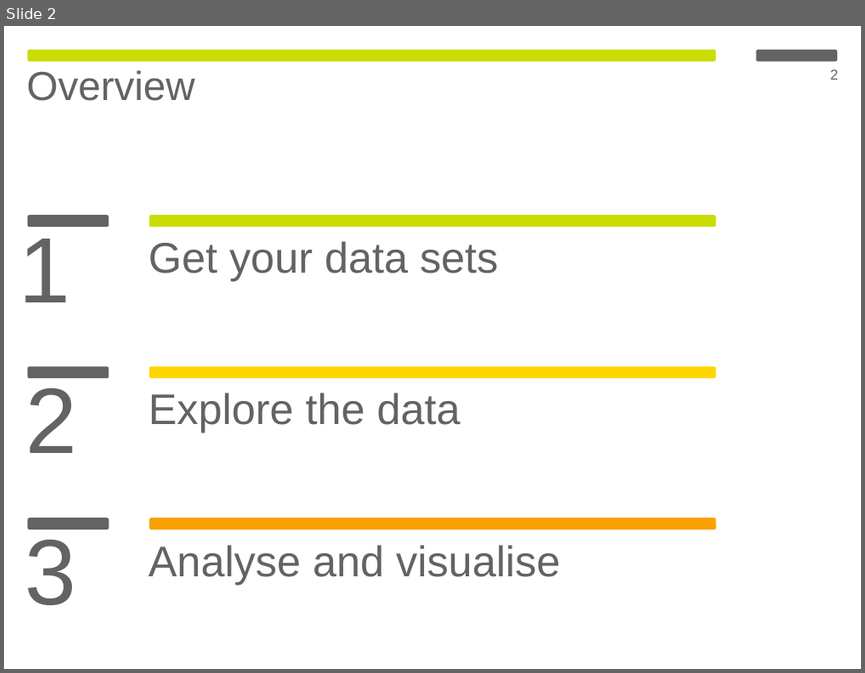
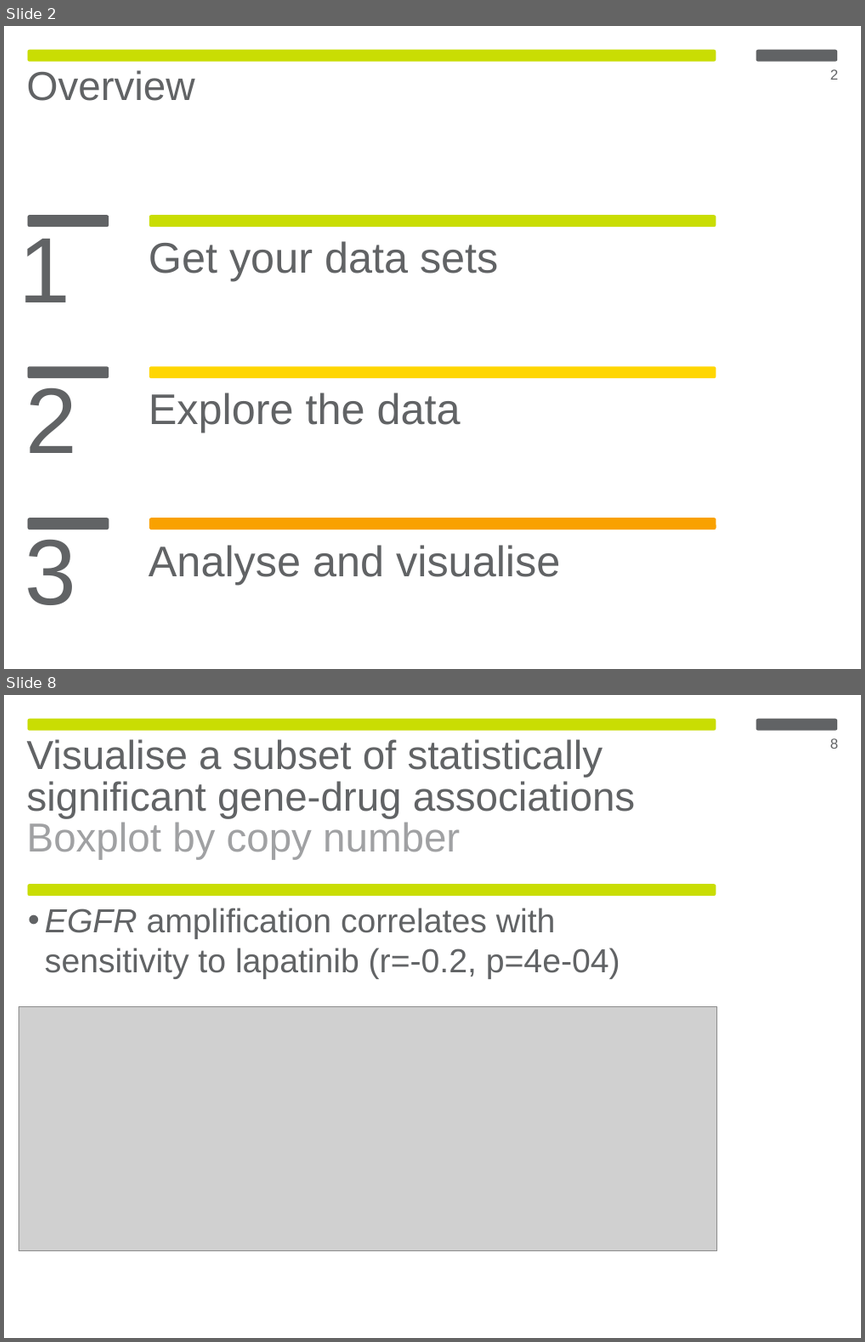
Before and after one commit to aleonidou/genexdrugdemo, a slide deck: genexdemo_slides.pptx. Shown one above the other, each under a label of ours: slide 2 before the commit, slides 2 and 8 after it; the slides between them are not shown. The pictures are 865x673 and 865x1342 pixels, drawn with LibreOffice and Linux fonts; fonts in the diff are those of the drawing; grey boxes stand for pictures. Boxes give left, top, right and bottom in pixels: in the first picture for what was removed or moved away, otherwise in the second. Text is boxed around its words. In the diff, an @@ line names an element or a change of style, - is before the commit and + after.

Commit message:
Slides at about 50 percent complete, copy number boxplots are working

```diff
--- a/genexdemo_slides.pptx
+++ b/genexdemo_slides.pptx
@@ slide 8 added at [4, 695, 861, 1338], background #FFFFFF; not listed: 2 template elements that a slide beside it also shows @@
@@ text added at [27, 739, 635, 860], 34 pt, text #616365 @@
+Visualise a subset of statistically significant gene-drug associations
+  Boxplot by copy number
@@ page number added at [830, 738, 838, 749], 12 pt, text #616365 @@
+8
@@ rounded rectangle added at [27, 884, 715, 896], fill #C9DD03 @@
@@ text added at [45, 907, 620, 979], 28 pt, text #616365 @@
+  • EGFR amplification correlates with sensitivity to lapatinib (r=-0.2, p=4e-04)
@@ picture added at [19, 1007, 717, 1251] @@
```
Also in this commit, not shown: 2 slides changed, 9 other slides added, 1 slide removed, 1 other file.
